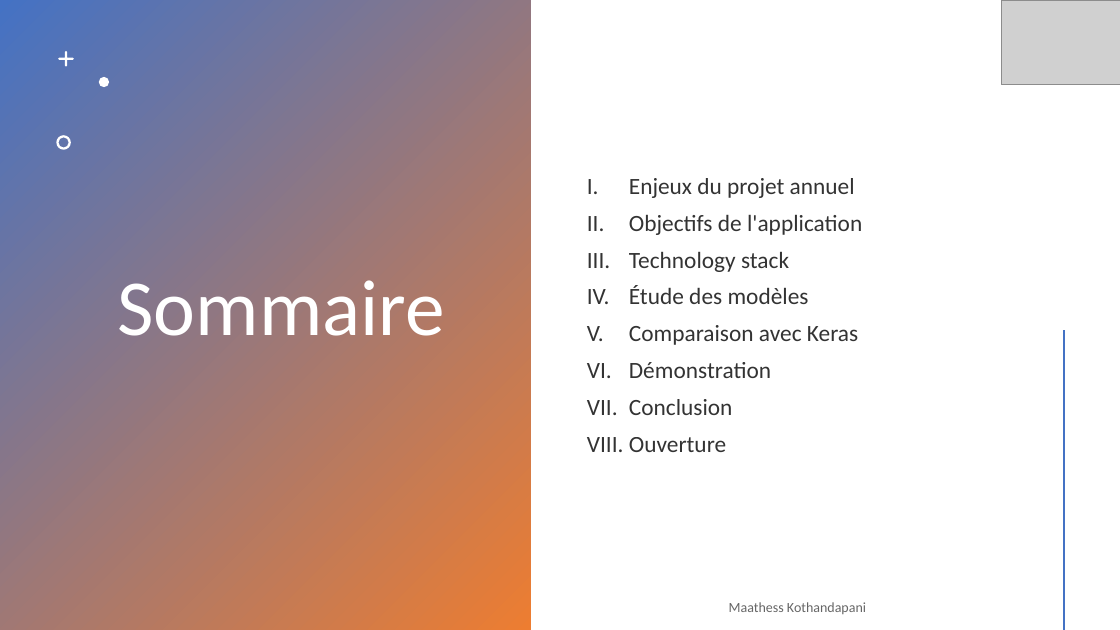
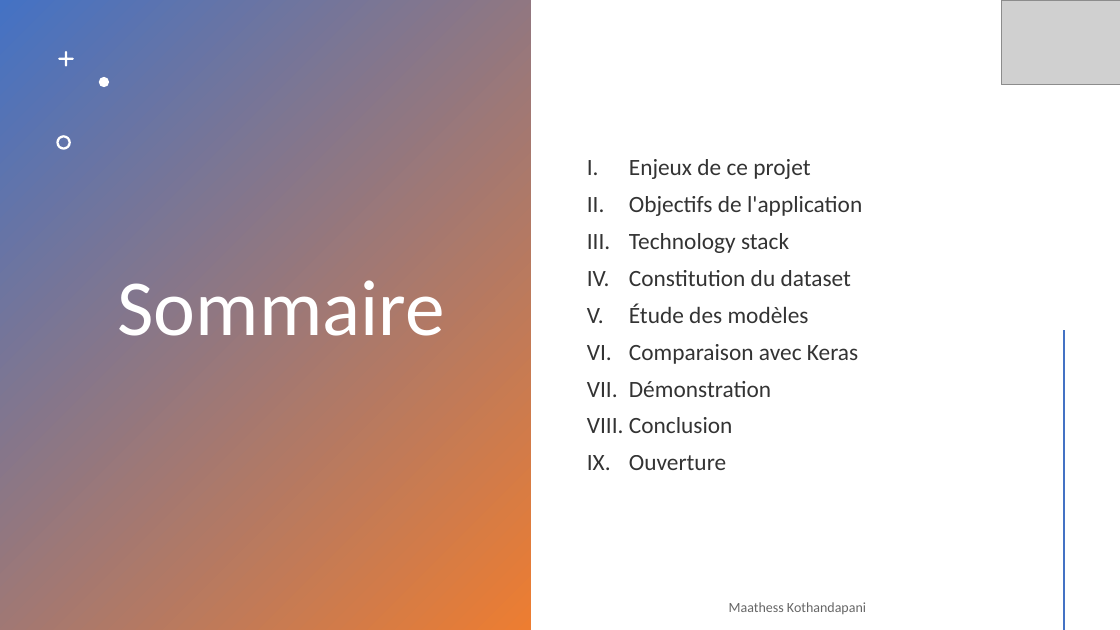
Before and after one commit to Maathess/Projet_annuel_flag, a slide deck: slide 2 of Présentation rattrapage PA.pptx. Drawn at 1120x630 pixels with LibreOffice and Linux fonts; fonts in the diff are those of the drawing; grey boxes stand for pictures. Boxes give left, top, right and bottom in pixels: in the first picture for what was removed or moved away, otherwise in the second. Text is boxed around its words. In the diff, an @@ line names an element or a change of style, - is before the commit and + after.

```diff
--- a/Présentation rattrapage PA.pptx
+++ b/Présentation rattrapage PA.pptx
@@ text at (x1=629, y1=159, x2=810, y2=179): text changed @@
-I. Enjeux du projet annuel
+I. Enjeux de ce projet
@@ text at (x1=629, y1=270, x2=851, y2=286): paragraph added @@
+IV. Constitution du dataset
```
Also in this commit, not shown: 6 other slides changed, 6 slides added, 1 slide removed, 29 other files.
